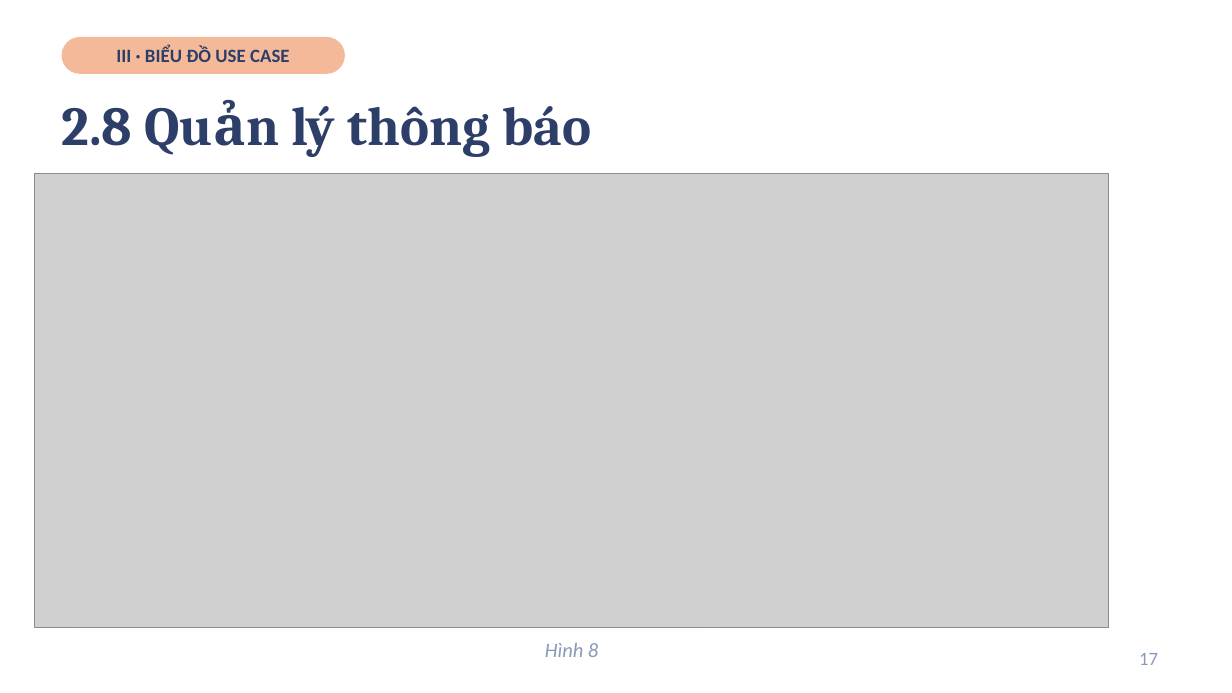
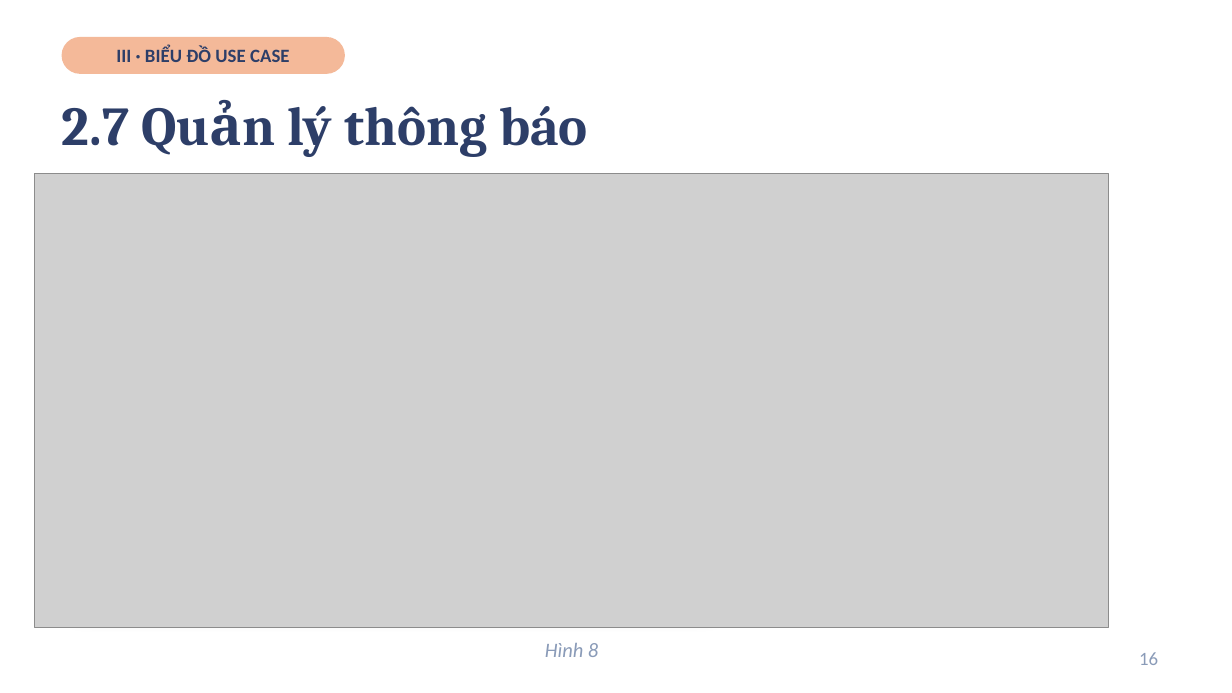
Before and after one commit to tqlong1003/SPS-System, a slide deck: slide 16 of Slide_Khoa_Luan.pptx (slide 17 before the commit). Drawn at 1232x693 pixels with LibreOffice and Linux fonts; fonts in the diff are those of the drawing; grey boxes stand for pictures. Boxes give left, top, right and bottom in pixels: in the first picture for what was removed or moved away, otherwise in the second. Text is boxed around its words. In the diff, an @@ line names an element or a change of style, - is before the commit and + after.

```diff
--- a/Slide_Khoa_Luan.pptx
+++ b/Slide_Khoa_Luan.pptx
@@ title at box(62, 106, 588, 157): text changed @@
-2.8 Quản lý thông báo
+2.7 Quản lý thông báo
@@ page number at box(1139, 652, 1158, 665): text changed @@
-17
+16
```
Also in this commit, not shown: 14 other slides changed, 20 other files.
